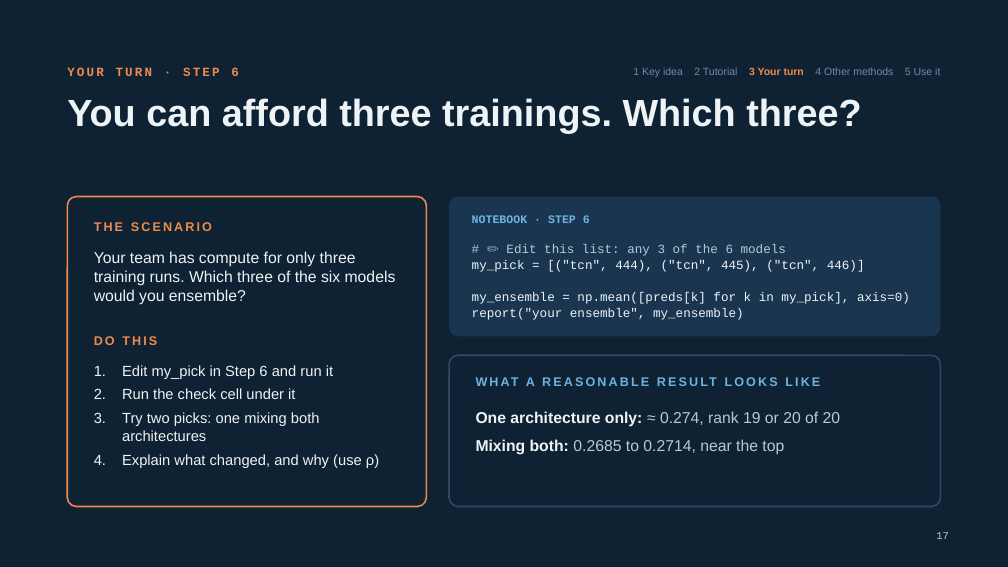
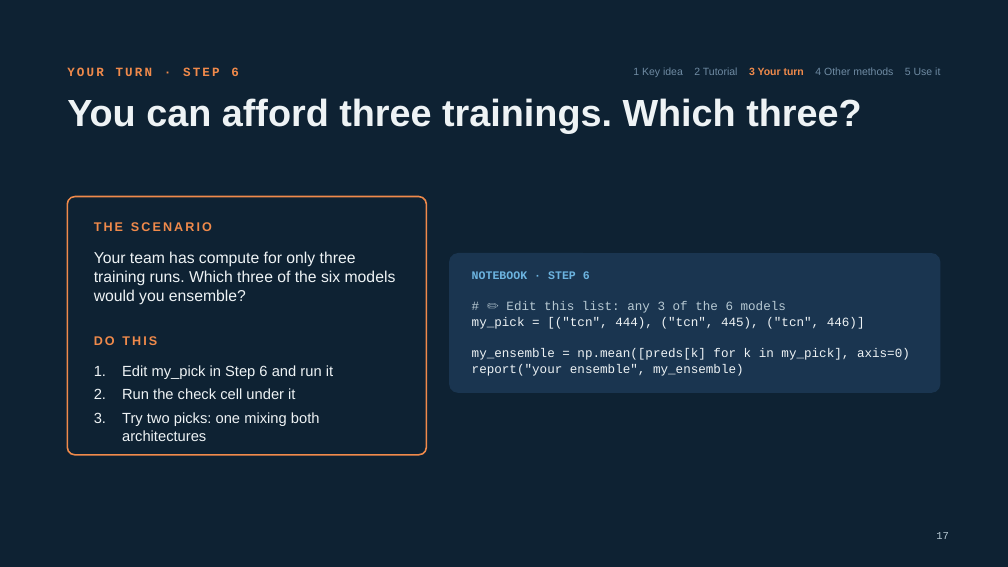
Before and after one commit to damianlapenavidal/ensemble-workshop, a slide deck: slide 17 of slides/ensemble-workshop.pptx. Drawn at 1008x567 pixels with LibreOffice and Linux fonts; fonts in the diff are those of the drawing. Boxes give left, top, right and bottom in pixels: in the first picture for what was removed or moved away, otherwise in the second. Text is boxed around its words. In the diff, an @@ line names an element or a change of style, - is before the commit and + after.

Commit message:
Fix step 6 checks, clear notebook outputs, untrack facilitator guide
- Notebook 01 step 6: the check cell rejects picks that repeat or misname
  a model; the median stretch reuses the pick from above instead of
  resetting it
- Both notebooks saved without outputs; README updated to match
- Slides 1-17 edits
- FACILITATOR_GUIDE.md is no longer tracked (kept locally, in .gitignore)

```diff
--- a/slides/ensemble-workshop.pptx
+++ b/slides/ensemble-workshop.pptx
@@ rounded rectangle: place and size @@
-rounded rectangle at bbox=[67, 197, 426, 507]
+rounded rectangle at bbox=[67, 197, 426, 455]
@@ 2 texts, 1 rounded rectangle: place and size @@
-2 texts, 1 rounded rectangle at bbox=[449, 197, 941, 337]
+2 texts, 1 rounded rectangle at bbox=[449, 253, 941, 393]
@@ rounded rectangle removed at bbox=[449, 355, 941, 507] @@
@@ text removed at bbox=[526, 377, 535, 386] @@
-WHAT A REASONABLE RESULT LOOKS LIKE
@@ text removed at bbox=[476, 411, 841, 455] @@
-One architecture only: ≈ 0.274, rank 19 or 20 of 20
-Mixing both: 0.2685 to 0.2714, near the top
@@ text at bbox=[122, 454, 379, 468]: paragraph removed @@
-4. Explain what changed, and why (use ρ)
```
Also in this commit, not shown: 1 other slide changed, 5 other files.
